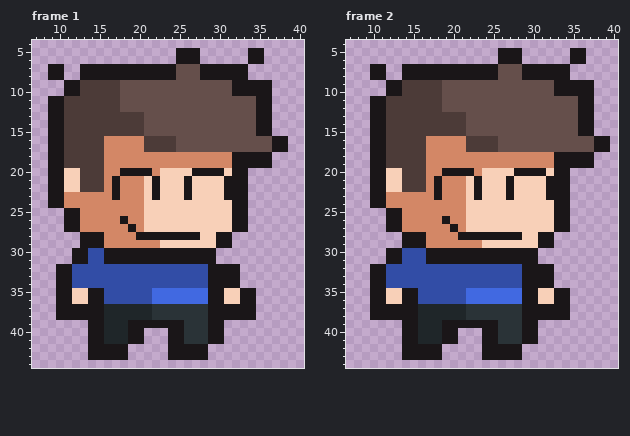
File history of a animated GIF sprite, p1_happy.gif. The picture above is the old version.
The file is 50x50 pixels, 2 frames. Shown: frame 1: x 7..40, y 4..44; frame 2: x 7..40, y 4..44.
The same view after the edit:
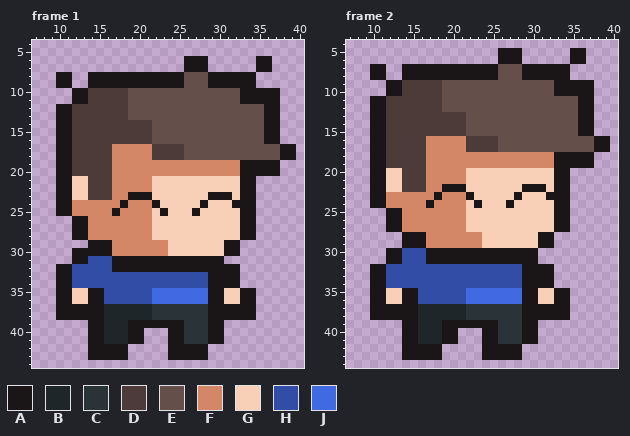
Palette (. is transparent): A #1a1618  B #1f2629  C #2a3337  D #4c3b38  E #654f4b  F #d38766  G #f8d0b8  H #324da6  J #4169e1
Diff:
Changed rows in their new state; - is an unchanged pixel.
Frame 1:
first column x 9:
 5 ----------------...------..----
 6 ----------------.--A-----.-A---
 7 ..--.............AA-.....-AA---
 8 .-A-.-----------A--E-----A-----
 9 -A-..AAAAAAAAAAAA---AAA---..---
10 --.-A----D-------------E----A--
11 ...AA----D--------------AA--A--
12 .-A------D----------------E-A--
13 .-A-------EE--------------E-A--
14 .-A---------D-------------E-A--
15 .-A---------D-------------E-A--
16 .-A----DDDDD-EEE-----------A-.-
17 .-A----D----F---D-----------E-A
18 .-A----D-----DDDDEEEEEEEEEEEEAA
19 .-A----D---------------F----A--
20 .-AD---D-FFFF-FFFFFFFFFF-AAAA--
21 .-A-G--DF---FG---G----GG-A-----
22 .-A-G--DF---FG---G----GG-A-----
23 .-AGGDDDF-AAAG---G--AA-G-A-----
24 .-A------A--FA-----A-----A-----
25 -A-F----A---F-A---A----G-A-----
26 --.-A----F--F----------G-A-----
27 --.-A-----F-F----------G-A-----
28 ---A-FF----FFGGGGGG--GGGAA-----
29 ----.--A------F------G-A-------
30 -----AA-FFFFFFFGGGGGGGAA-------
31 -------H-------------A---------
32 --------AAAAAAAAAAAA-----------
Frame 2:
first column x 17:
20 --FFFGG----GGGG-
21 -F----G---G----G
22 -FAAA-G---G-AAAG
23 -----AG---GA----
24 A-----A---A-----
26 --F-------------
27 ---F------------
28 ----FFFGGGGG----
